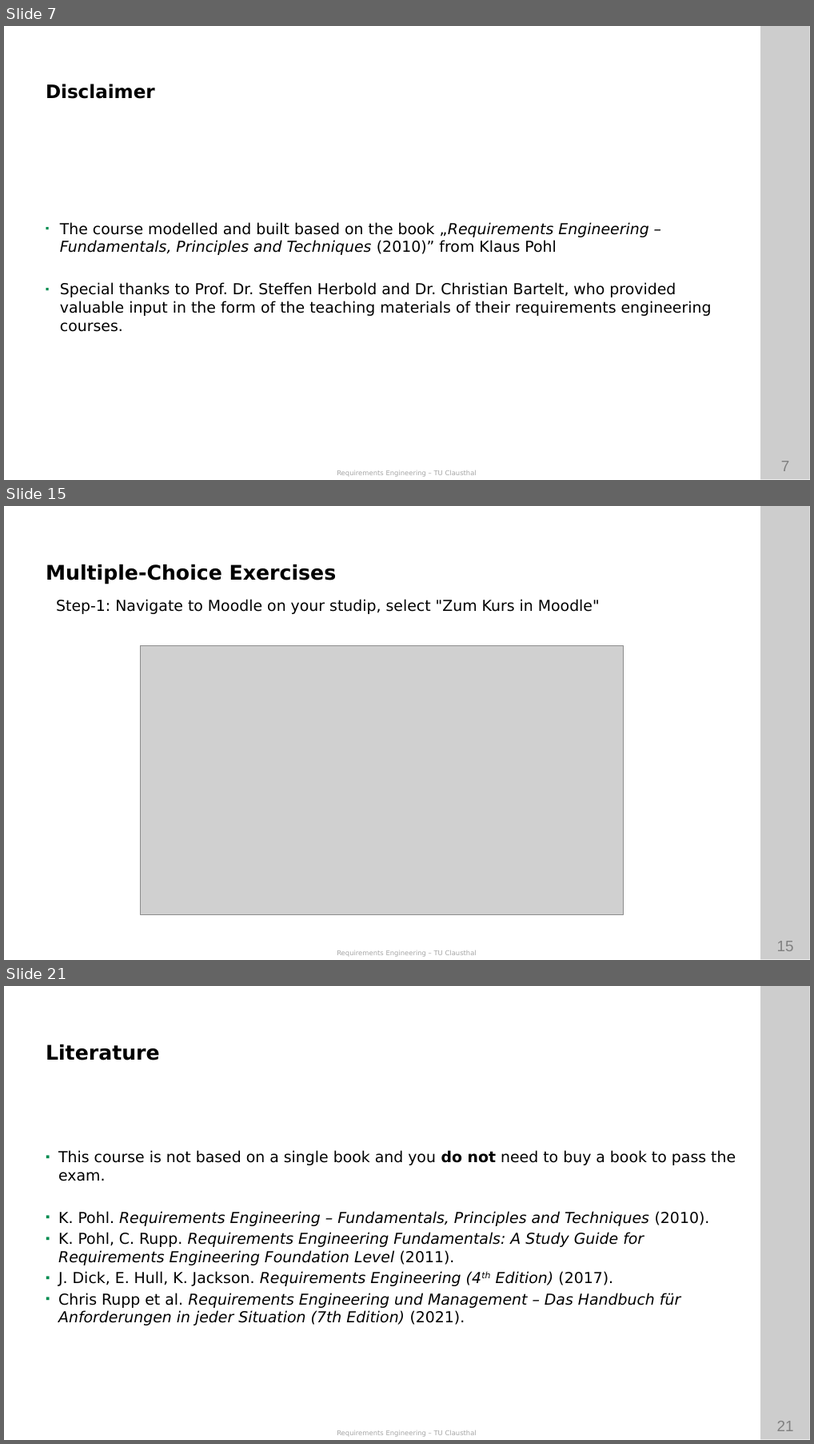
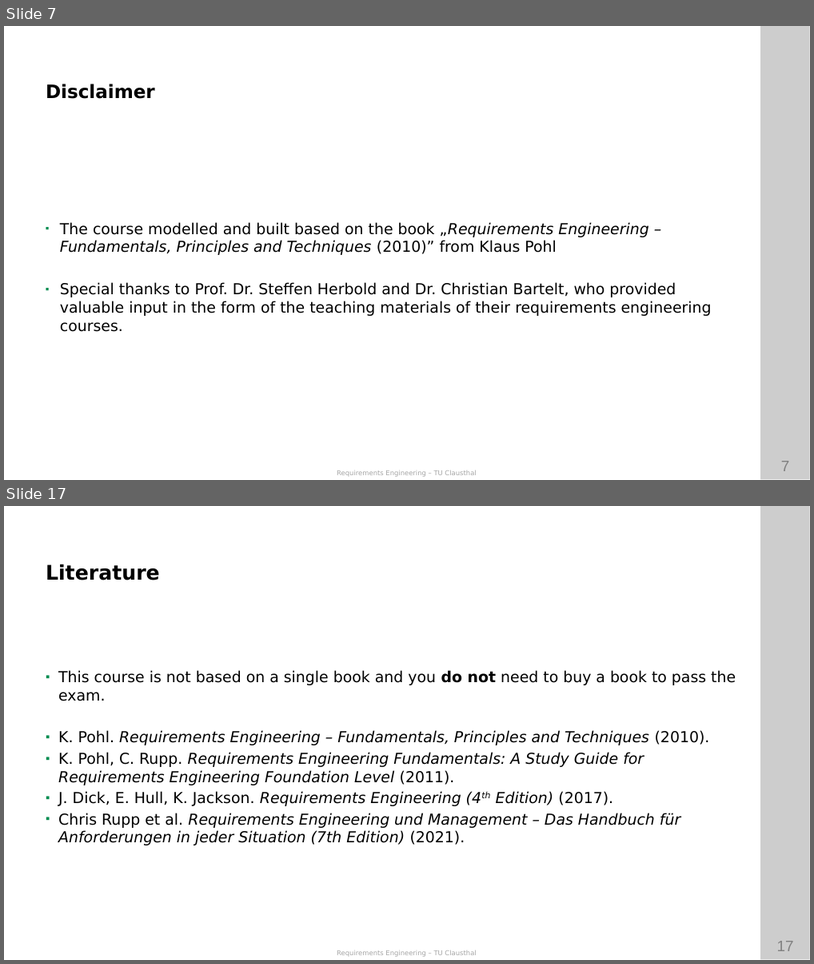
Before and after one commit to ETCE-LAB/teaching-material, a slide deck: Requirements-Engineering/RE-L00-Organization.pptx. Shown one above the other, each under a label of ours: slides 7, 15 and 21 before the commit, slides 7 and 17 after it; the slides between them are not shown. The pictures are 814x1444 and 814x964 pixels, drawn with LibreOffice and Linux fonts; fonts in the diff are those of the drawing; grey boxes stand for pictures; background and template pictures are left out. Boxes give left, top, right and bottom in pixels: in the first picture for what was removed or moved away, otherwise in the second. Text is boxed around its words. In the diff, an @@ line names an element or a change of style, - is before the commit and + after.

```diff
--- a/Requirements-Engineering/RE-L00-Organization.pptx
+++ b/Requirements-Engineering/RE-L00-Organization.pptx
@@ slide 15 removed at (4,506,810,960), background #FFFFFF; not listed: 4 template elements that a slide beside it also shows @@
@@ text removed at (46,564,337,584) @@
-Multiple-Choice Exercises
@@ text removed at (56,599,600,614) @@
-Step-1: Navigate to Moodle on your studip, select "Zum Kurs in Moodle"
@@ picture removed at (140,646,624,914) @@
@@ what was slide 21 is now slide 17 @@
@@ page number at (778,940,794,951): text changed @@
-21
+17
```
Also in this commit, not shown: 9 slides changed, 1 slide added, 4 other slides removed, 1 other file.
